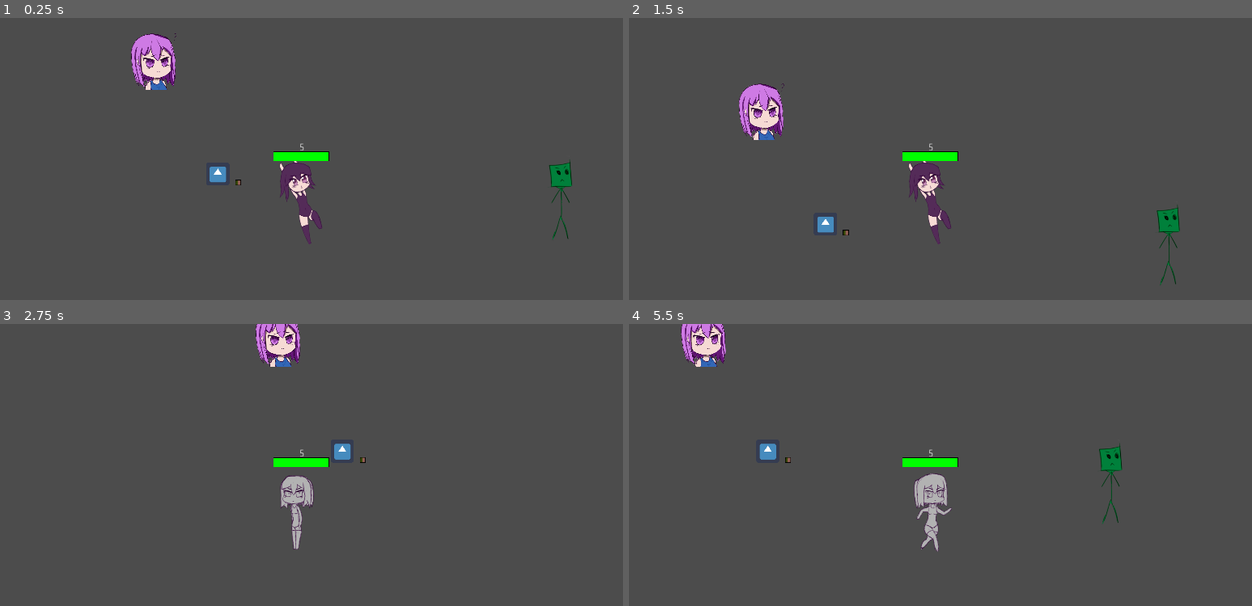
Above: before the commit, frames 1-4 (two rows, left to right).
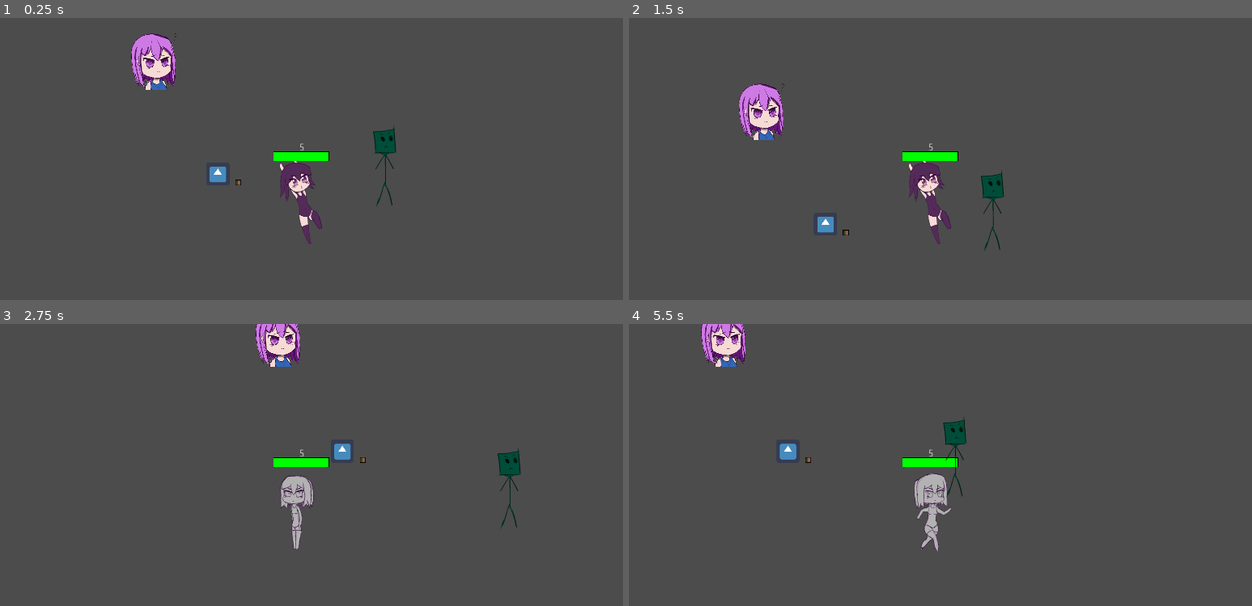
Above: after the commit, the same moments.

Repository: BeatMil/Mugi-again
Game: Godot game, scene res://scene/stage01.tscn
Same seed, same stepped clock (60 frames per second), same inputs: the game is played once before the commit and once after it. The engine's default icon, where the game draws it, is replaced by a stand-in: a white triangle on a blue panel in a dark square.
Inputs:
- Up to frame 1 (0.25 s): no input
- Up to frame 2 (1.5 s): tap Enter (ui_accept) at 0.5, 0.77 s; hold R 0.53-1.28 s; hold Right (ui_right) from 0.53 s (still down); tap R at 1.35 s
- Up to frame 3 (2.75 s): tap Enter (ui_accept) at 1.52 s; release Right (ui_right) at 2.03 s; hold Left (ui_left) from 2.03 s (still down); hold R from 2.03 s (still down)
- Up to frame 4 (5.5 s): release Left (ui_left) at 2.78 s; release R at 2.78 s; hold Right (ui_right) 2.78-4.28 s; tap R at 2.85, 4.35 s; tap Enter (ui_accept) at 3.02, 3.77, 4.52 s; hold R 3.53-4.28 s; hold Left (ui_left) 4.28-5.03 s; hold Right (ui_right) from 5.03 s (still down); hold R from 5.03 s (still down)

The runs differ from the first frame. In frame 1, 0.7% of the frame differs, in the area x 59-92%, y 38-79%; in frame 2, 0.7%; in frame 3, 0.4%; in frame 4, 2.4%, in the area x 8-80%, y 0-71%.
Error in both runs: Trying to assign value of type 'Nil' to a variable of type 'String'. (res://script/Player.gd:155)

Commit message:
added second enemy with state machine and enum and grouping (I learned all that YESS)

Diff:
--- /dev/null
+++ b/prefab/PaperMask02.tscn
@@ -0,0 +1,30 @@
+[gd_scene load_steps=4 format=2]
+
+[ext_resource path="res://script/PaperMask02.gd" type="Script" id=1]
+[ext_resource path="res://media/Enemy/bambooojin idle.png" type="Texture" id=2]
+
+[sub_resource type="RectangleShape2D" id=1]
+extents = Vector2( 32, 96 )
+
+[node name="PaperMask02" type="KinematicBody2D"]
+script = ExtResource( 1 )
+
+[node name="Sprite" type="Sprite" parent="."]
+self_modulate = Color( 0.258824, 0.6, 1, 1 )
+texture = ExtResource( 2 )
+hframes = 3
+
+[node name="CollisionShape2D" type="CollisionShape2D" parent="."]
+position = Vector2( -16, 16 )
+shape = SubResource( 1 )
+
+[node name="Timer" type="Timer" parent="."]
+wait_time = 2.0
+autostart = true
+
+[node name="Area2D" type="Area2D" parent="."]
+
+[node name="CollisionShape2D2" type="CollisionShape2D" parent="Area2D"]
+position = Vector2( -16, 16 )
+shape = SubResource( 1 )
+[connection signal="timeout" from="Timer" to="." method="_on_Timer_timeout"]
--- a/scene/stage01.tscn
+++ b/scene/stage01.tscn
@@ -8,6 +8,7 @@
 [ext_resource path="res://script/cheat.gd" type="Script" id=6]
 [ext_resource path="res://media/Block/block-fish-01.png" type="Texture" id=7]
 [ext_resource path="res://icon.png" type="Texture" id=8]
+[ext_resource path="res://prefab/PaperMask02.tscn" type="PackedScene" id=9]
 
 [sub_resource type="RectangleShape2D" id=1]
 extents = Vector2( 776.42, 10 )
@@ -45,6 +46,7 @@
 disabled = true
 
 [node name="PaperMask" parent="." instance=ExtResource( 4 )]
+visible = false
 position = Vector2( 1181.38, 439.616 )
 
 [node name="AudioBlock" type="AudioStreamPlayer" parent="."]
@@ -62,4 +64,7 @@
 [node name="icon-godot" type="Sprite" parent="."]
 position = Vector2( 256, 400 )
 texture = ExtResource( 8 )
+
+[node name="PaperMask02" parent="." instance=ExtResource( 9 )]
+position = Vector2( 720, 352 )
 [connection signal="dead" from="Player" to="AudioBlock" method="_on_Player_dead"]
--- /dev/null
+++ b/script/PaperMask02.gd
@@ -0,0 +1,62 @@
+extends KinematicBody2D
+
+enum {
+	IDLE,
+	JUMP,
+	MOVE
+	MOVE_LEFT
+}
+var enum_array = [IDLE,JUMP,MOVE,MOVE_LEFT]
+onready var sprite = $"Sprite"
+
+const SPEED = 100
+const JUMP_POWER = 500
+var state = JUMP
+var motion2 = Vector2()
+var direction = 1 # 1 = facing rightc
+var gravity = 10
+var ground = Vector2(0,-1)
+func _ready():
+	add_to_group("enemy")
+
+func _physics_process(delta):
+	gravity()
+	# print("%s motion2: %s" %[$".".name,motion2])
+	match state:
+		IDLE:
+			motion2 = Vector2(0,0)
+
+		JUMP:
+			jump()
+
+		MOVE:
+			move(delta)
+		MOVE_LEFT:
+			move_left(delta)
+	motion2 = move_and_slide(motion2,ground)
+	# change_state_ramdomly([IDLE,JUMP,MOVE])
+
+
+func gravity():
+	motion2.y += gravity
+
+func move(delta):
+	sprite.set_flip_h(false)
+	motion2.x = direction * SPEED
+	# position += direction * SPEED * delta
+func move_left(delta):
+	sprite.set_flip_h(true)
+	motion2.x = direction * -1 * SPEED
+
+func jump():
+	if is_on_floor():
+		motion2.y -= JUMP_POWER
+
+func change_state_ramdomly(array):
+	array.shuffle()
+	state = array.front()
+	# return array[0] # or array.front()
+
+
+func _on_Timer_timeout():
+	change_state_ramdomly(enum_array)
--- a/script/Player.gd
+++ b/script/Player.gd
@@ -2,11 +2,11 @@
 extends KinematicBody2D
 
 # enum that I don't use how to use
-const State = {
-    STATE_IDLE = 0,
-    STATE_PATROL = 1,
-    STATE_ATTACK = 2
-}
+# const State = {
+#     STATE_IDLE = 0,
+#     STATE_PATROL = 1,
+#     STATE_ATTACK = 2
+# }
 
 # Configuration
 var gravity = 90
@@ -156,6 +156,8 @@
 	if 'enemy' == tag:
 		health_bar.health_decrease(1)
 		move_and_slide(Vector2(20000 * -direction,-10000), ground)
+	elif body.is_in_group("enemy"):
+		print(body.get_node(".").name)
 
 
 func dead_check():
Not shown: 1 places in scene/stage01.tscn that only renumber resources
